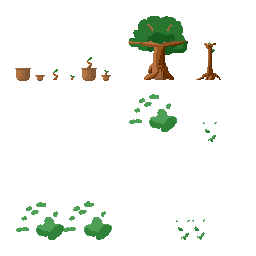
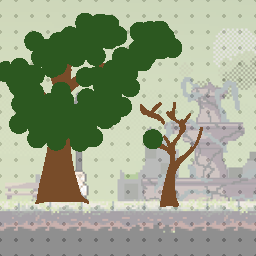
Before/after of a 256 x 256 layered artwork. What changed in the layer stack:
added layer "Foreground'" in group "Moving Stuff" over left=0, top=0, right=256, bottom=192
added layer "Background Trees Merged" in group "Moving Stuff" over left=0, top=0, right=256, bottom=256
added layer "Background Trees" (44%) in group "Moving Stuff" over left=0, top=0, right=256, bottom=256
hid "Paint Layer 17" over left=0, top=0, right=256, bottom=256
showed group "Help" (3 layers) over left=0, top=0, right=256, bottom=256
